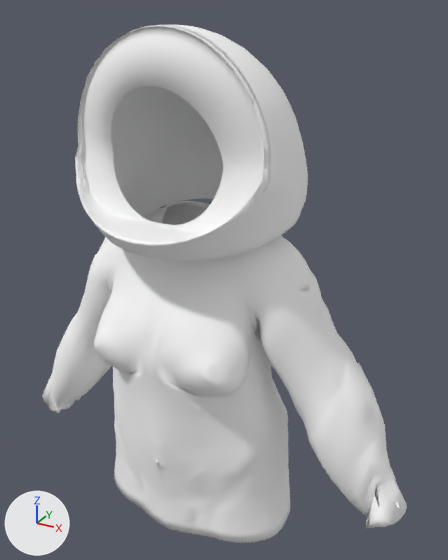
Before and after pictures for a commit that changed the glTF model apps/web/public/models/templates/female/hoodie_hood_on.glb.
Before and after are seen from a 50 mm camera at (0.559, -0.937, 1.774) aimed at (0.041, 0.005, 1.303). The axes (+X, +Y, +Z) are drawn at lower left. The lights are the same throughout. The older version comes first.

Objects in the first picture: 'hoodie_hood_on_female'.
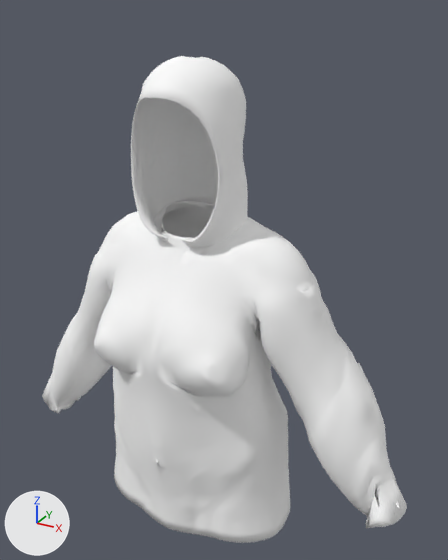
Changed parts and their boxes [x1, y1, x2, y2] in the pictures (448 x 560 px):
'hoodie_hood_on_female', reshaped (6% shorter)
    before: [42, 24, 407, 543]
    after: [42, 56, 407, 543]
part 1 of me_hoodie_hood_on_female, added
    after: [131, 56, 248, 248]
part 2 of me_hoodie_hood_on_female, deleted
    before: [75, 24, 308, 261]

Patch to the scene script:
```diff
--- a/apps/web/public/models/templates/female/hoodie_hood_on.glb.py
+++ b/apps/web/public/models/templates/female/hoodie_hood_on.glb.py
@@ me_hoodie_hood_on_female @@
 # used by ob_hoodie_hood_on_female; location = (0.0, 0.0, 0.0)
-me_hoodie_hood_on_female.from_pydata(...)  # 7004 vertices, 14016 faces; spans x -0.428..0.431, y -0.213..0.157, z 0.81..1.75
+me_hoodie_hood_on_female.from_pydata(...)  # 6878 vertices, 13760 faces; spans x -0.428..0.431, y -0.19..0.121, z 0.81..1.704
+# me_hoodie_hood_on_female part 1: a new loose piece of 1554 vertices spanning x -0.093..0.093, y -0.14..0.069, z 1.395..1.704, in mat_hoodie_hood_on_female_mat (white #ffffff)
+# me_hoodie_hood_on_female part 2: 1680 vertices removed from x -0.193..0.193, y -0.213..0.157, z 1.396..1.75
 me_hoodie_hood_on_female.materials.append(mat_hoodie_hood_on_female_mat)
```
